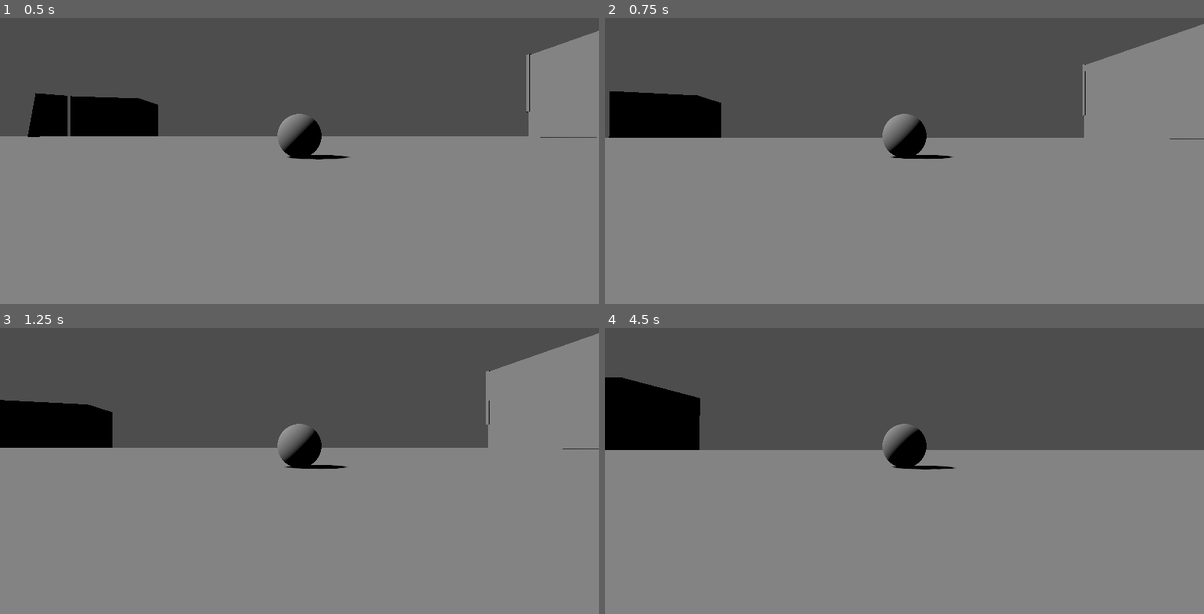
Above: before the commit, frames 1-4 (two rows, left to right).
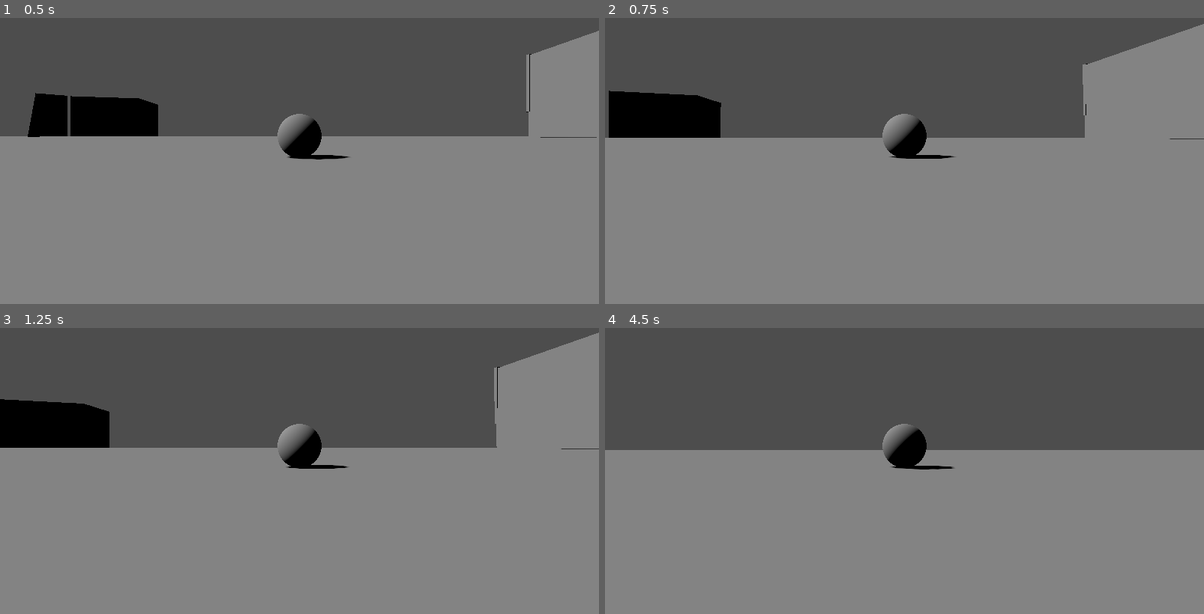
Above: after the commit, the same moments.

Repository: DullardiousPrime/StolenIdea-3D
Game: Godot game, scene res://node_3d.tscn
The game is run twice, just before and just after one commit, with the same random seed, the same clock (stepped at 60 frames per second) and the same inputs.
Inputs (mouse positions are in pixels of both pictures, inside the frame that each line leads up to):
- Up to frame 1 (0.5 s): no input
- Up to frame 2 (0.75 s): tap Enter at 0.5 s; move the mouse to (934, 135) at 0.52 s; hold Up (ui_up) from 0.53 s (still down)
- Up to frame 3 (1.25 s): keep holding Up (ui_up)
- Up to frame 4 (4.5 s): keep holding Up (ui_up); move the mouse to (874, 448) at 1.27 s; move the mouse to (916, 439) at 2.02 s; move the mouse to (898, 450) at 2.77 s; move the mouse to (946, 450) at 3.52 s; tap Space at 4.25 s; move the mouse to (856, 442) at 4.27 s

Frame 1 is identical in both runs. In frame 2, 0.1% of the frame differs, in the area x 0-99%, y 2-50%; in frame 3, 0.6%; in frame 4, 3.6%, in the area x 0-59%, y 17-50%.

Commit message:
Update node_3d.tscn

Diff:
--- a/stolen-idea/node_3d.tscn
+++ b/stolen-idea/node_3d.tscn
@@ -47,6 +47,14 @@
 [sub_resource type="ConcavePolygonShape3D" id="ConcavePolygonShape3D_4arys"]
 data = PackedVector3Array(-7.5, 15, 7.5, 7.5, -15, 7.5, -7.5, -15, 7.5, -7.5, 15, -7.5, -7.5, -15, -7.5, 7.5, -15, -7.5 …(286 unchanged characters)…
 
+[sub_resource type="PhysicsMaterial" id="PhysicsMaterial_a202f"]
+
+[sub_resource type="PrismMesh" id="PrismMesh_noarx"]
+left_to_right = 0.3
+
+[sub_resource type="ConcavePolygonShape3D" id="ConcavePolygonShape3D_6iypd"]
+data = PackedVector3Array(-0.19999999, 0.5, 0.5, 0.5, -0.5, 0.5, -0.5, -0.5, 0.5, -0.19999999, 0.5, -0.5, -0.5, -0.5, -0.5, 0.5, -0.5, -0.5, -0.19999999, 0.5, 0.5, -0.19999999, 0.5, -0.5, 0.5, -0.5, 0.5, -0.19999999, 0.5, -0.5, 0.5, -0.5, -0.5, 0.5, -0.5, 0.5, -0.19999999, 0.5, -0.5, -0.19999999, 0.5, 0.5, -0.5, -0.5, -0.5, -0.19999999, 0.5, 0.5, -0.5, -0.5, 0.5, -0.5, -0.5, -0.5, -0.5, -0.5, 0.5, 0.5, -0.5, 0.5, -0.5, -0.5, -0.5, 0.5, -0.5, 0.5, 0.5, -0.5, -0.5, -0.5, -0.5, -0.5)
+
 [node name="Node3D" type="Node3D" unique_id=1403922108]
 
 [node name="StaticBody3D" type="StaticBody3D" parent="." unique_id=1489380716]
@@ -66,13 +74,12 @@
 mesh = SubResource("BoxMesh_a202f")
 
 [node name="CollisionShape3D" type="CollisionShape3D" parent="Block1" unique_id=2052645427]
-transform = Transform3D(39.11729, 0, 8.987589, 0, 19.468803, 0, -15.036874, 0, 23.380531, 83.509415, 9.591766, 13.566651)
+transform = Transform3D(39.11729, 0, 8.987589, 0, 19.468803, 0, -15.036874, 0, 23.380531, 83.509415, 7.14258, 13.566651)
 shape = SubResource("ConcavePolygonShape3D_noarx")
 
 [node name="player" parent="." unique_id=844637566 instance=ExtResource("1_a202f")]
 transform = Transform3D(1, 0, 0, 0, 1, 0, 0, 0, 1, 0.07910037, 0.58500814, -0.008379459)
-MAXSPEED = 0.5
-ACC = 0.6
+MAXSPEED = 0.2
 
 [node name="DirectionalLight3D" type="DirectionalLight3D" parent="." unique_id=2003704524]
 transform = Transform3D(0, 0.70354366, -0.7106522, 4.3708496e-08, 0.71065223, 0.7035436, 1.0000001, -3.0841836e-08, -3.0754276e-08, -139.23413, 191.2123, -0.6735252)
@@ -151,3 +158,15 @@
 [node name="CollisionShape3D" type="CollisionShape3D" parent="Platform" unique_id=864464875]
 transform = Transform3D(0.6133345, 0, -0.7898233, 0, 1, 0, 0.7898233, 0, 0.6133345, 0, 14.63578, 33.449722)
 shape = SubResource("ConcavePolygonShape3D_4arys")
+
+[node name="StaticBody3D2" type="StaticBody3D" parent="." unique_id=1685850246]
+transform = Transform3D(1, 0, 0, 0, 1, 0, 0, 0, 1, -18.274445, 0, 34.657948)
+physics_material_override = SubResource("PhysicsMaterial_a202f")
+
+[node name="MeshInstance3D" type="MeshInstance3D" parent="StaticBody3D2" unique_id=766228210]
+transform = Transform3D(-11.17164, 0, -5.605973, 0, 3.6318996, 0, 8.589041, 0, -7.2916064, -1.0369339, 1.8492899, 0)
+mesh = SubResource("PrismMesh_noarx")
+
+[node name="CollisionShape3D" type="CollisionShape3D" parent="StaticBody3D2" unique_id=54405364]
+transform = Transform3D(-11.17164, 0, -5.605973, 0, 3.6318996, 0, 8.589041, 0, -7.2916064, -1.0369339, 1.8492899, 0)
+shape = SubResource("ConcavePolygonShape3D_6iypd")
